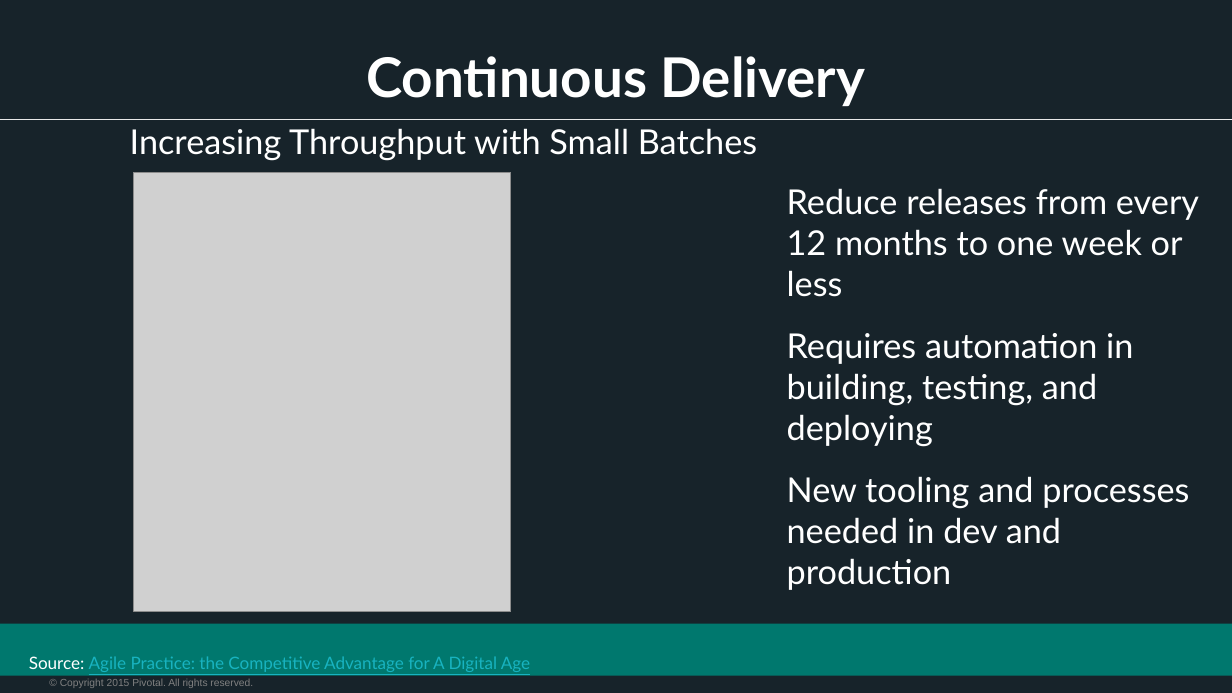
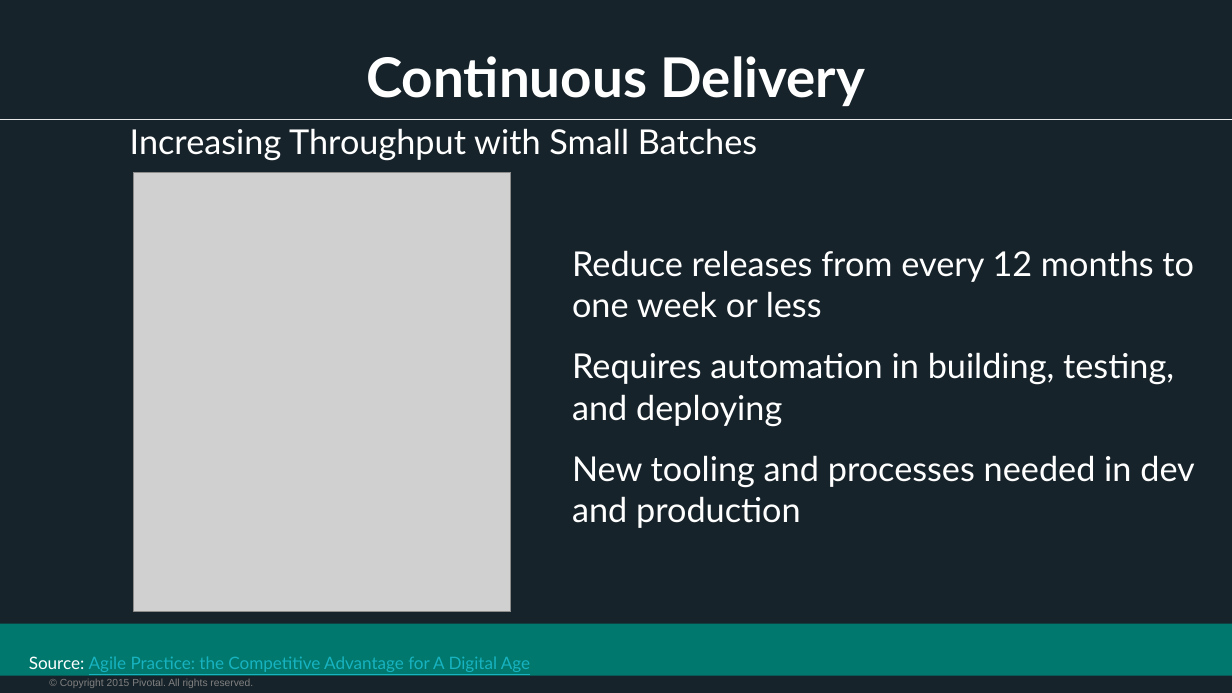
Before and after one commit to vmware-archive/devops-workshop, a slide deck: slide 3 of presentations/104 - Intro to CICD/Session_9_Intro_CICD.pptx. Drawn at 1232x693 pixels with LibreOffice and Linux fonts; fonts in the diff are those of the drawing; grey boxes stand for pictures; background and template pictures are left out. Boxes give left, top, right and bottom in pixels: in the first picture for what was removed or moved away, otherwise in the second. Text is boxed around its words. In the diff, an @@ line names an element or a change of style, - is before the commit and + after.

```diff
--- a/presentations/104 - Intro to CICD/Session_9_Intro_CICD.pptx
+++ b/presentations/104 - Intro to CICD/Session_9_Intro_CICD.pptx
@@ text "Reduce releases from every 12 ..." rewrapped from (787, 188, 1199, 590) to (572, 250, 1195, 528) @@
```
Also in this commit, not shown: 5 other slides changed, 6 slides added.
